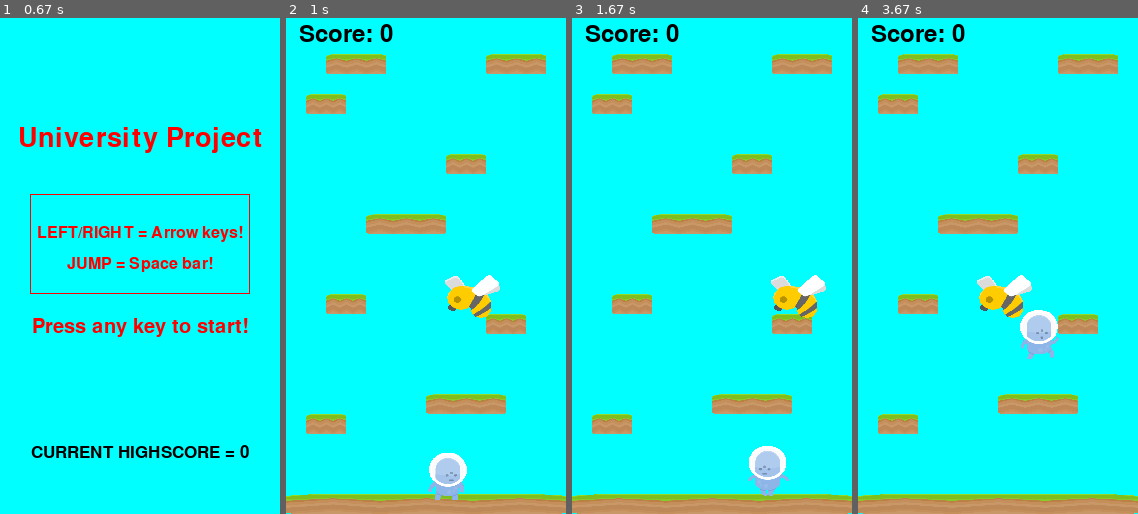
Above: before the commit, frames 1-4 (left to right).
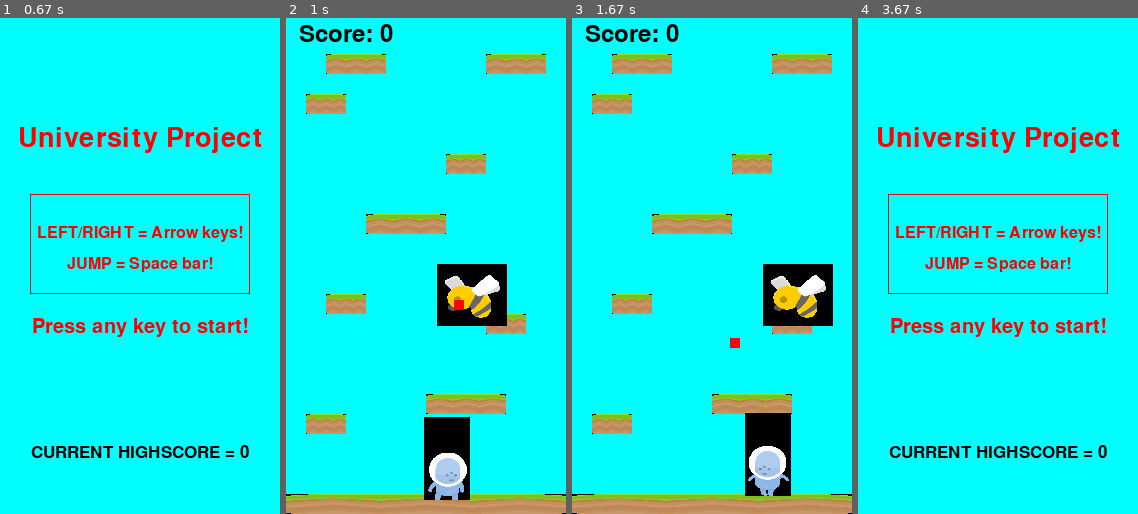
Above: after the commit, the same moments.

Repository: Calum-Johnston/pygame_2d_platformer
Game: pygame game, started from main.py
Two runs of this game, one before a commit and one after it. Both use one fixed random seed, a clock stepped at 60 frames per second and the inputs below.
Inputs:
- Up to frame 1 (0.67 s): hold Right from 0.33 s (still down)
- Up to frame 2 (1 s): release Right at 0.8 s; hold Right from 0.83 s (still down)
- Up to frame 3 (1.67 s): release Right at 1.3 s; hold Left from 1.33 s (still down)
- Up to frame 4 (3.67 s): release Left at 1.87 s; hold Down 1.9-2.2 s; hold Left 2.23-2.63 s; hold Right 2.67-3.3 s; hold Down from 3.33 s (still down); tap Space at 3.4 s

Frame 1 is identical in both runs. In frame 2, 4.0% of the frame differs, in the area x 0-100%, y 7-100%; in frame 3, 4.0%; in frame 4, 19%, in the area x 0-100%, y 1-100%.

Commit message:
Implemented projectiles - issue with detecting collisions when using masks

Diff:
--- a/Issues.txt
+++ b/Issues.txt
@@ -11,8 +11,6 @@
 Issue here - To do with checking for collision and resetting y value
 
 Still to do:
-- Add enemy, that shoots missles at you (tracks you) - hit by enemy you die
-- Add ability to shoot back at missles
 - Add boosts, etc
 - Make platforms more difficult as score increases (more moving, faster moving, greater distance, etc)
 - Build some pre-built challenge parts (more mobs, hard jumps, etc)
--- a/main.py
+++ b/main.py
@@ -65,6 +65,7 @@
         self.player_sprites = pygame.sprite.Group()
         self.platform_sprites = pygame.sprite.Group()
         self.enemy_sprites = pygame.sprite.Group()
+        self.projectile_sprites = pygame.sprite.Group()
         self.object_sprites = pygame.sprite.Group()
 
         # Define player sprite
@@ -112,6 +113,8 @@
         self.player_sprites.update()
         self.platform_sprites.update()
         self.enemy_sprites.update()
+        self.projectile_sprites.update()
+        print(len(self.object_sprites))
         self.camera.update(self.player, self.object_sprites)
 
         # If player falls out of the screen, end game
@@ -132,6 +135,7 @@
         screen.fill(CYAN)
         self.platform_sprites.draw(screen)
         self.enemy_sprites.draw(screen)
+        self.projectile_sprites.draw(screen)
         self.player_sprites.draw(screen)
         if(not self.gameinstance):
             self.gameOver()
--- a/sprites.py
+++ b/sprites.py
@@ -1,6 +1,7 @@
 import pygame
 from settings import *
 import random as rd
+from math import hypot
 vec = pygame.math.Vector2
 
 ''' PLAYER SPRITE '''
@@ -99,6 +100,11 @@
 
         # Check for ENEMY Collision
         collision = pygame.sprite.spritecollide(self, self.game.enemy_sprites, False, pygame.sprite.collide_mask)
+        if(collision):
+            self.game.gameinstance = False
+
+        # Check for PROJECTILE Collision
+        collision = pygame.sprite.spritecollide(self, self.game.projectile_sprites, False)
         if(collision):
             self.game.gameinstance = False
 
@@ -284,7 +290,15 @@
         self.game = game
 
     def update(self):
+        # Animate the enemy
         self.animate()
+
+        # Produce projectile
+        if(rd.randrange(0, 60) < 1):
+            proj = Projectile(self.rect.centerx, self.rect.centery, self.game.player.rect.centerx, self.game.player.rect.centery, BLACK)
+            self.game.projectile_sprites.add(proj)
+            self.game.object_sprites.add(proj)
+
         # Enemy will bounce off the wall
         if(self.rect.right > WIDTH or self.rect.left < 0):
             self.velocity.x = -self.velocity.x
@@ -313,3 +327,44 @@
         self.walking_frames_r.append(pygame.transform.scale(self.game.enemy_spritesheet.getImageAt(390, 650, 128, 128), (scaleWidth, scaleHeight)))
         self.walking_frames_l.append(pygame.transform.scale(pygame.transform.flip(self.game.enemy_spritesheet.getImageAt(390, 910, 128, 128), True, False), (scaleWidth, scaleHeight)))
         self.walking_frames_l.append(pygame.transform.scale(pygame.transform.flip(self.game.enemy_spritesheet.getImageAt(390, 650, 128, 128), True, False), (scaleWidth, scaleHeight)))
+
+
+
+''' PROJECTILE CLASS '''
+class Projectile(pygame.sprite.Sprite):
+    #https://stackoverflow.com/questions/31148730/making-a-bullet-move-to-your-cursor-using-pygame
+    def __init__(self, projectile_X, projectile_Y, playerX, playerY, colour):
+        super().__init__()
+
+        self.currentX = projectile_X
+        self.destX = playerX
+        self.currentY = projectile_Y
+        self.destY = playerY
+
+        self.speed = 1
+
+        self.dx = self.destX - self.currentX
+        self.dy = self.destY - self.currentY
+
+        self.image = pygame.Surface([10, 10])
+        self.image.fill(RED)
+
+        self.rect = self.image.get_rect()
+        self.rect.center = (self.currentX, self.currentY)
+
+        #self.mask = pygame.mask.from_surface(self.image)
+
+
+    def update(self):
+        if(self.currentX < 0 or self.currentX > WIDTH and self.currentY < 0 or self.currentY > HEIGHT):
+            self.kill()
+
+        self.dist = max(1, hypot(self.dx, self.dy))
+
+        self.vx = self.speed * (self.dx / self.dist)
+        self.vy = self.speed * (self.dy / self.dist)
+
+        self.currentX += self.vx
+        self.currentY += self.vy
+
+        self.rect.center = (self.currentX, self.currentY)
--- a/utilities.py
+++ b/utilities.py
@@ -34,5 +34,5 @@
     def getImageAt(self, x, y, width, height):
         image = pygame.Surface([width, height]).convert()
         image.blit(self.spritesheet, (0, 0), (x, y, width, height))
-        image.set_colorkey(BLACK)
+        #image.set_colorkey(BLACK)
         return image
